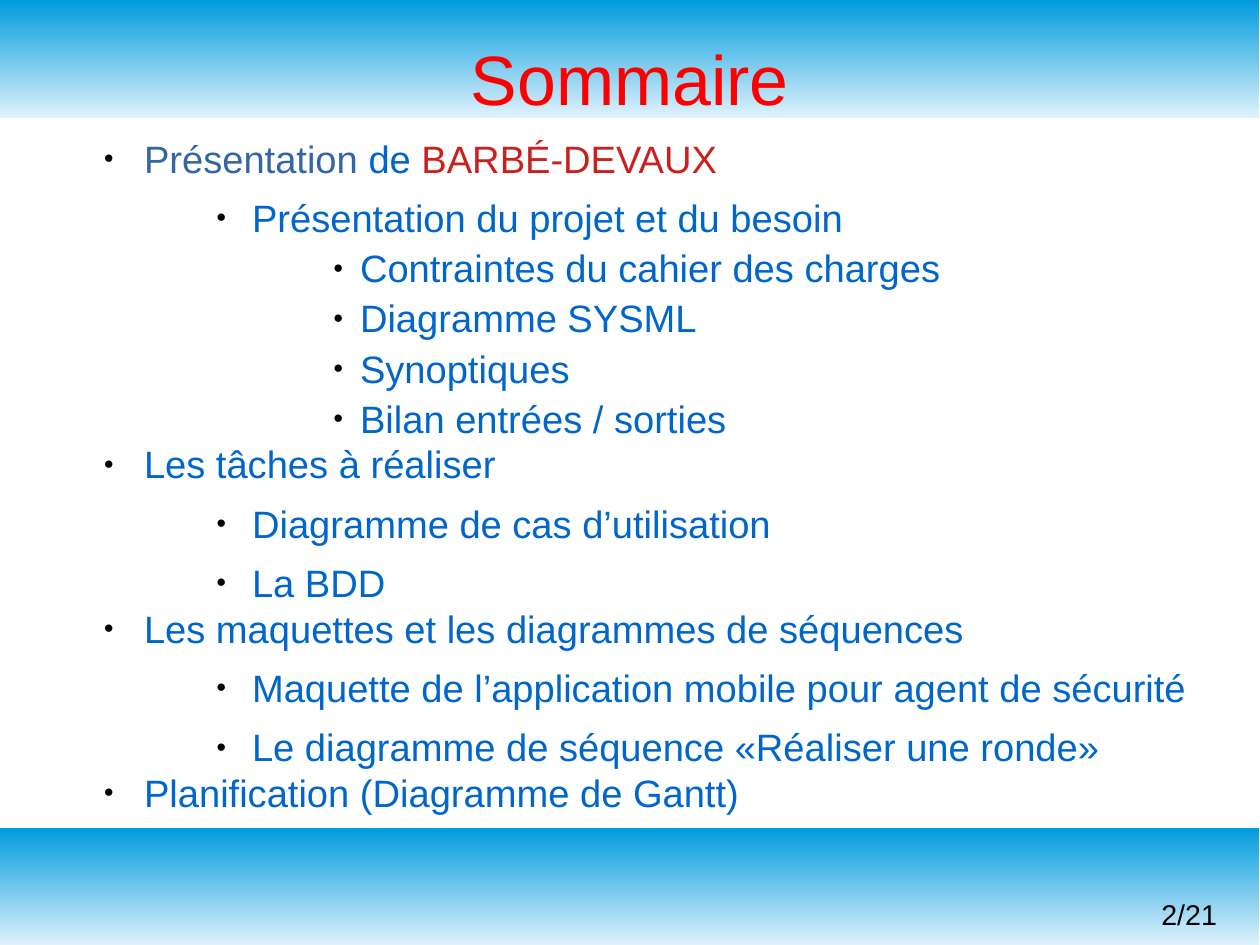
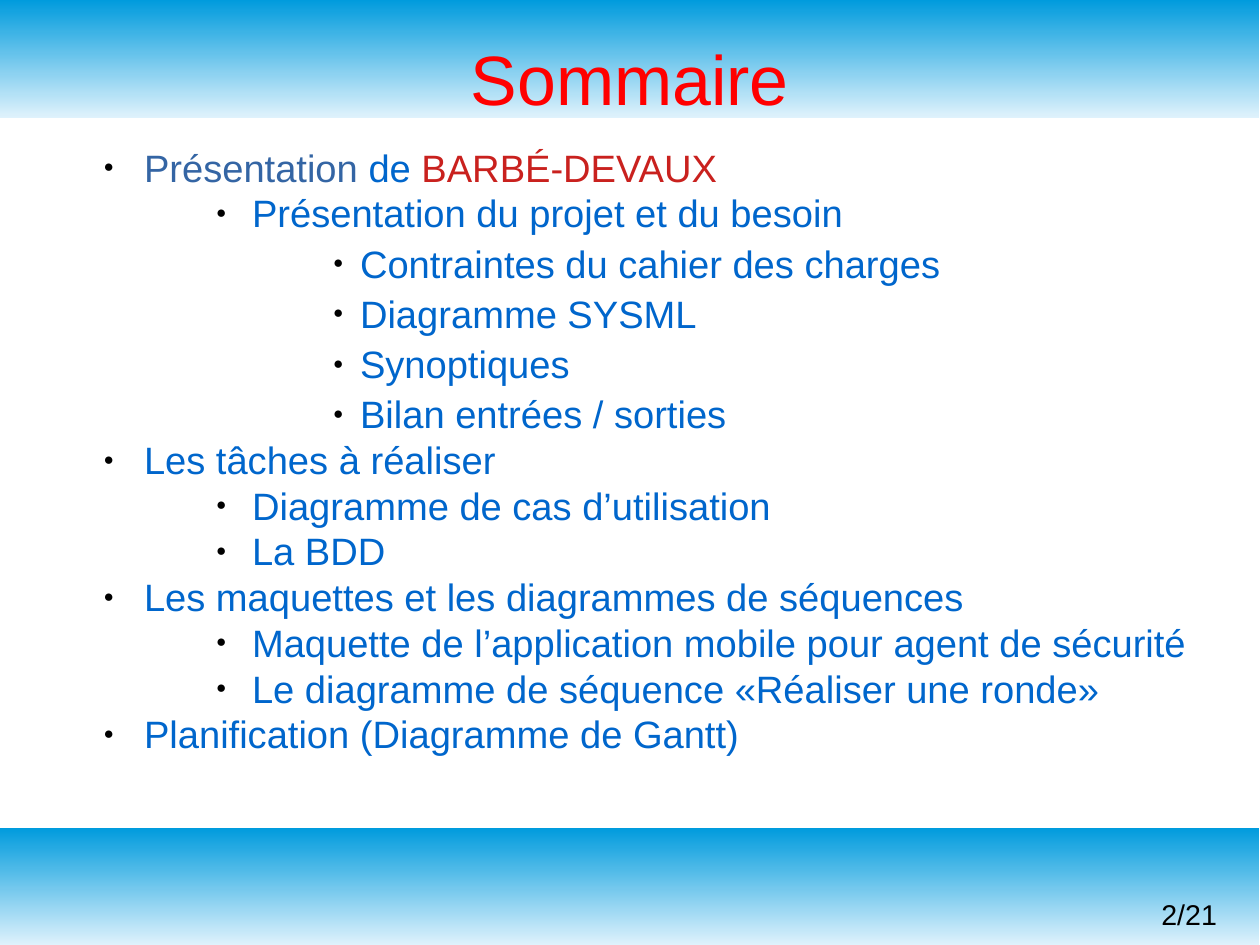
Before and after one commit to msoulard/ControleurDeRondes, a slide deck: slide 2 of Maëva/Diapo Revue 1.odp. Drawn at 1260x945 pixels with LibreOffice and Linux fonts; fonts in the diff are those of the drawing. Boxes give left, top, right and bottom in pixels: in the first picture for what was removed or moved away, otherwise in the second. Text is boxed around its words. In the diff, an @@ line names an element or a change of style, - is before the commit and + after.

```diff
--- a/Maëva/Diapo Revue 1.odp
+++ b/Maëva/Diapo Revue 1.odp
@@ text "Présentation de BARBÉ-DEVAUX": place and size @@
-text "Présentation de BARBÉ-DEVAUX" at (144, 143, 1185, 815)
+text "Présentation de BARBÉ-DEVAUX" at (144, 152, 1185, 749)
@@ text at (252, 199, 1185, 711): less space between paragraphs @@
```
Also in this commit, not shown: 2 other files.
